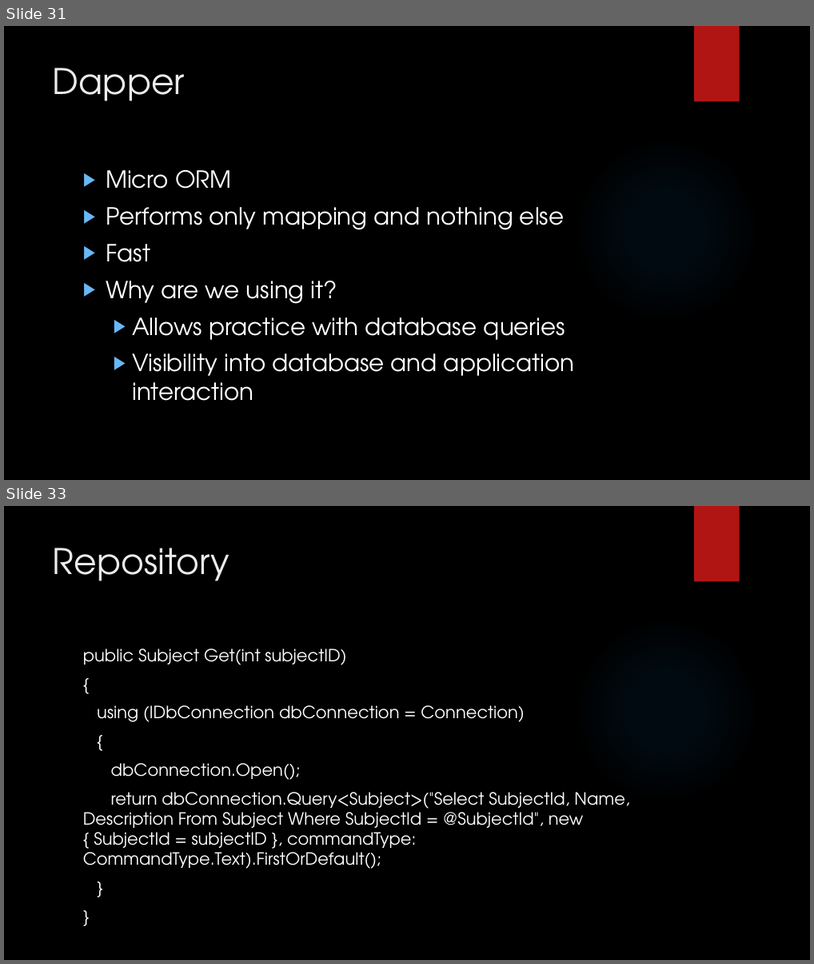
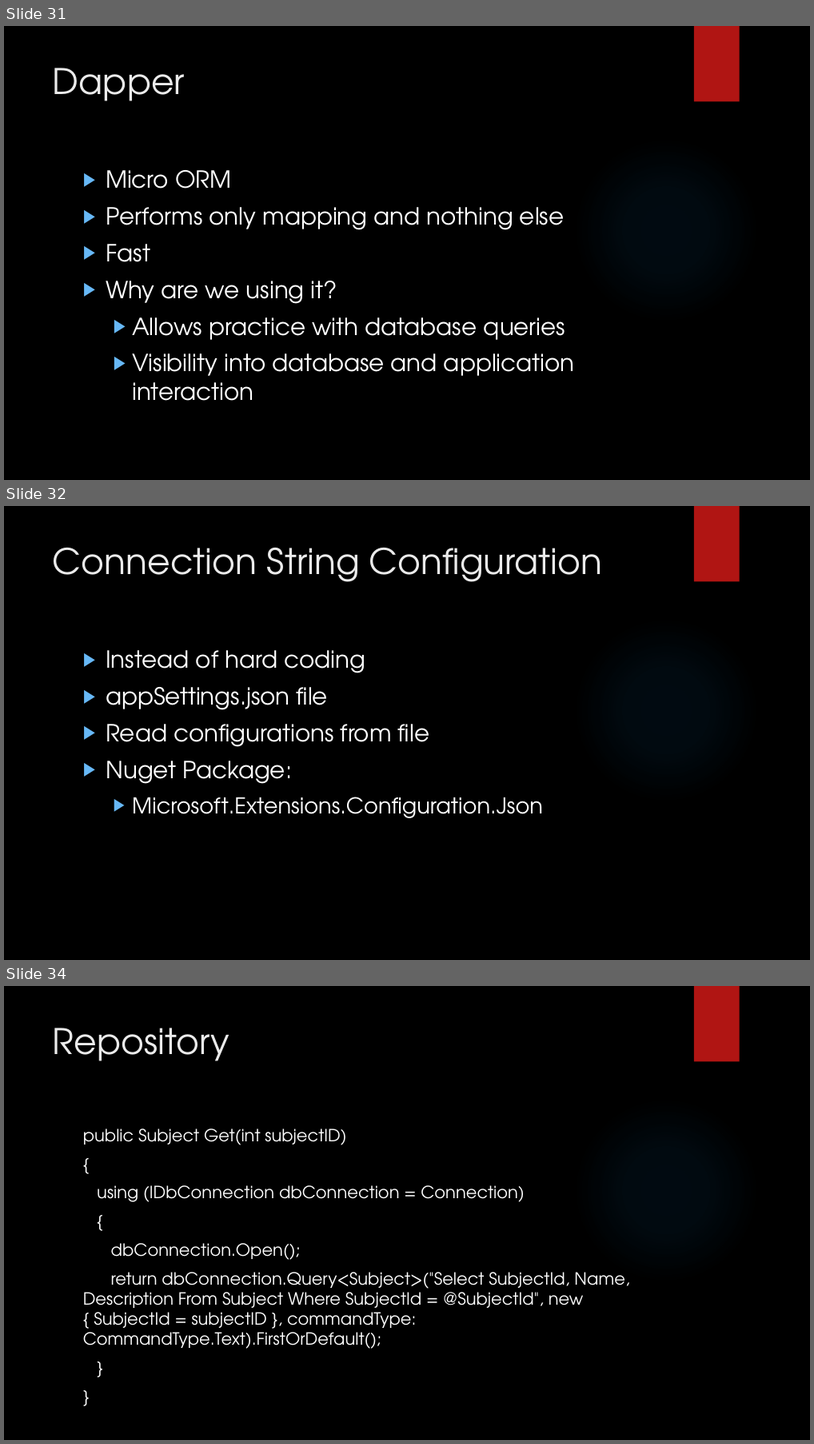
Before and after one commit to LogolsLLC/Logols-May2018, a slide deck: Slides/04_Sql_TrainingPlan.pptx. Shown one above the other, each under a label of ours: slides 31 and 33 before the commit, slides 31, 32 and 34 after it; the slides between them are not shown. The pictures are 814x964 and 814x1444 pixels, drawn with LibreOffice and Linux fonts; fonts in the diff are those of the drawing; background and template pictures are left out. Boxes give left, top, right and bottom in pixels: in the first picture for what was removed or moved away, otherwise in the second. Text is boxed around its words. In the diff, an @@ line names an element or a change of style, - is before the commit and + after.

```diff
--- a/Slides/04_Sql_TrainingPlan.pptx
+++ b/Slides/04_Sql_TrainingPlan.pptx
@@ slide 32 added at <box>4,506,810,960</box>, background picture (left out); not listed: 2 template elements that a slide beside it also shows @@
@@ title added at <box>53,548,602,582</box>, 42 pt, text #EBEBEB @@
+Connection String Configuration
@@ text added at <box>106,650,543,818</box>, 28 pt, text #FFFFFF @@
+▶ Instead of hard coding
+▶ appSettings.json file
+▶ Read configurations from file
+▶ Nuget Package:
+  ▶ Microsoft.Extensions.Configuration.Json
@@ what was slide 33 is now slide 34 @@
```
Also in this commit, not shown: 2 slides changed, 14 other files.
